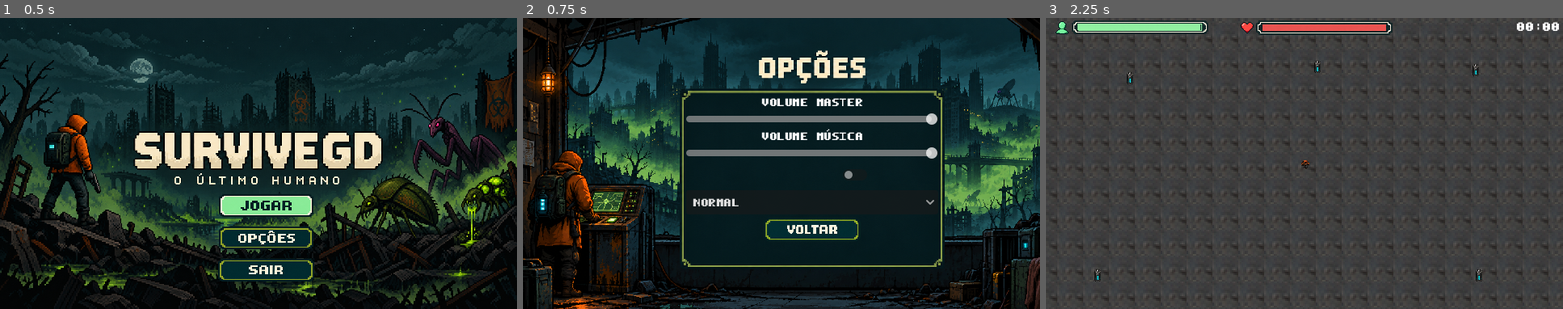
Above: before the commit, frames 1-3 (left to right).
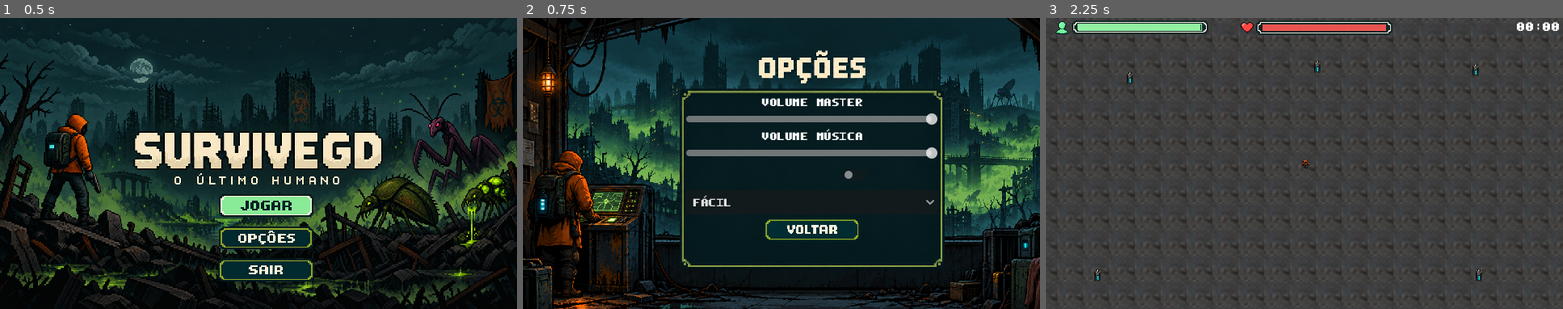
Above: after the commit, the same moments.

Repository: DevLucasOnly/DevLucasOnly-SurviveGD-Prototipo-de-Sobrevivencia-2D
Game: Godot game, scene res://scenes/main_menu.tscn
The game is run twice, just before and just after one commit, with the same random seed, the same clock (stepped at 60 frames per second) and the same inputs.
Inputs (mouse positions are in pixels of both pictures, inside the frame that each line leads up to):
- Up to frame 1 (0.5 s): no input
- Up to frame 2 (0.75 s): click (786, 239) at 0.5 s
- Up to frame 3 (2.25 s): click (1335, 230) at 1.25 s; click (1309, 204) at 2 s

Frame 1 is identical in both runs. In frame 2, 0.1% of the frame differs, in the area x 33-42%, y 60-65%; in frame 3, nothing differs.

Commit message:
Ajuste na persistência de dados do menu de opções

Diff:
--- a/scripts/options_menu.gd
+++ b/scripts/options_menu.gd
@@ -1,10 +1,12 @@
 extends Control
+const ARQUIVO_CONFIG = "user://settings.cfg"
 
 @onready var master_slider: HSlider = $TextureRect/MarginContainer/VBoxContainer/MasterSlider
 @onready var bgm_slider: HSlider = $TextureRect/MarginContainer/VBoxContainer/BGMSlider
 @onready var fullscreen_btn: CheckButton = $TextureRect/MarginContainer/VBoxContainer/FullscreenBtn
 @onready var dificuldade_btn: OptionButton = $TextureRect/MarginContainer/VBoxContainer/DificuldadeBtn
 
+var config = ConfigFile.new()
 var master_bus_index: int
 var bgm_bus_index: int
 var dificuldade_atual: int = 1 # 0 = Fácil, 1 = Normal, 2 = Difícil
@@ -13,16 +15,13 @@
 	master_bus_index = AudioServer.get_bus_index("Master")
 	bgm_bus_index = AudioServer.get_bus_index("BGM")
 
-	# 1. Inicializa o estado visual do botão de ecrã inteiro
-	var modo_atual = DisplayServer.window_get_mode()
-	fullscreen_btn.button_pressed = (modo_atual == DisplayServer.WINDOW_MODE_FULLSCREEN)
-
-	# 2. Preenche os níveis de dificuldade no OptionButton
 	dificuldade_btn.clear()
 	dificuldade_btn.add_item("Fácil", 0)
 	dificuldade_btn.add_item("Normal", 1)
 	dificuldade_btn.add_item("Difícil", 2)
-	dificuldade_btn.selected = dificuldade_atual
+
+	# Chama a função que carrega e aplica os dados guardados
+	carregar_opcoes()
 
 # --- SINAIS DE ÁUDIO ---
 func _on_master_slider_value_changed(value: float) -> void:
@@ -45,4 +44,35 @@
 	print("Dificuldade selecionada: ", index)
 
 func _on_voltar_btn_pressed() -> void:
+	guardar_opcoes() # Grava no disco antes de fechar
 	get_tree().change_scene_to_file("res://scenes/main_menu.tscn")
+
+func guardar_opcoes() -> void:
+	# Guarda os valores atuais da UI no objeto config
+	config.set_value("Audio", "master", master_slider.value)
+	config.set_value("Audio", "bgm", bgm_slider.value)
+	config.set_value("Video", "fullscreen", fullscreen_btn.button_pressed)
+	config.set_value("Jogo", "dificuldade", dificuldade_btn.selected)
+
+	# Escreve no disco
+	config.save(ARQUIVO_CONFIG)
+
+func carregar_opcoes() -> void:
+	var erro = config.load(ARQUIVO_CONFIG)
+	if erro != OK:
+		return # Ficheiro não existe (primeira vez a abrir o jogo), mantém os padrões da UI
+
+	# Lê os valores do ficheiro e atualiza a UI (usa valores padrão se a chave não existir)
+	master_slider.value = config.get_value("Audio", "master", 0.8)
+	bgm_slider.value = config.get_value("Audio", "bgm", 0.8)
+
+	var modo_fullscreen = config.get_value("Video", "fullscreen", false)
+	fullscreen_btn.button_pressed = modo_fullscreen
+	if modo_fullscreen:
+		DisplayServer.window_set_mode(DisplayServer.WINDOW_MODE_FULLSCREEN)
+	else:
+		DisplayServer.window_set_mode(DisplayServer.WINDOW_MODE_WINDOWED)
+
+	var diff = config.get_value("Jogo", "dificuldade", 1)
+	dificuldade_btn.selected = diff
+	dificuldade_atual = diff
